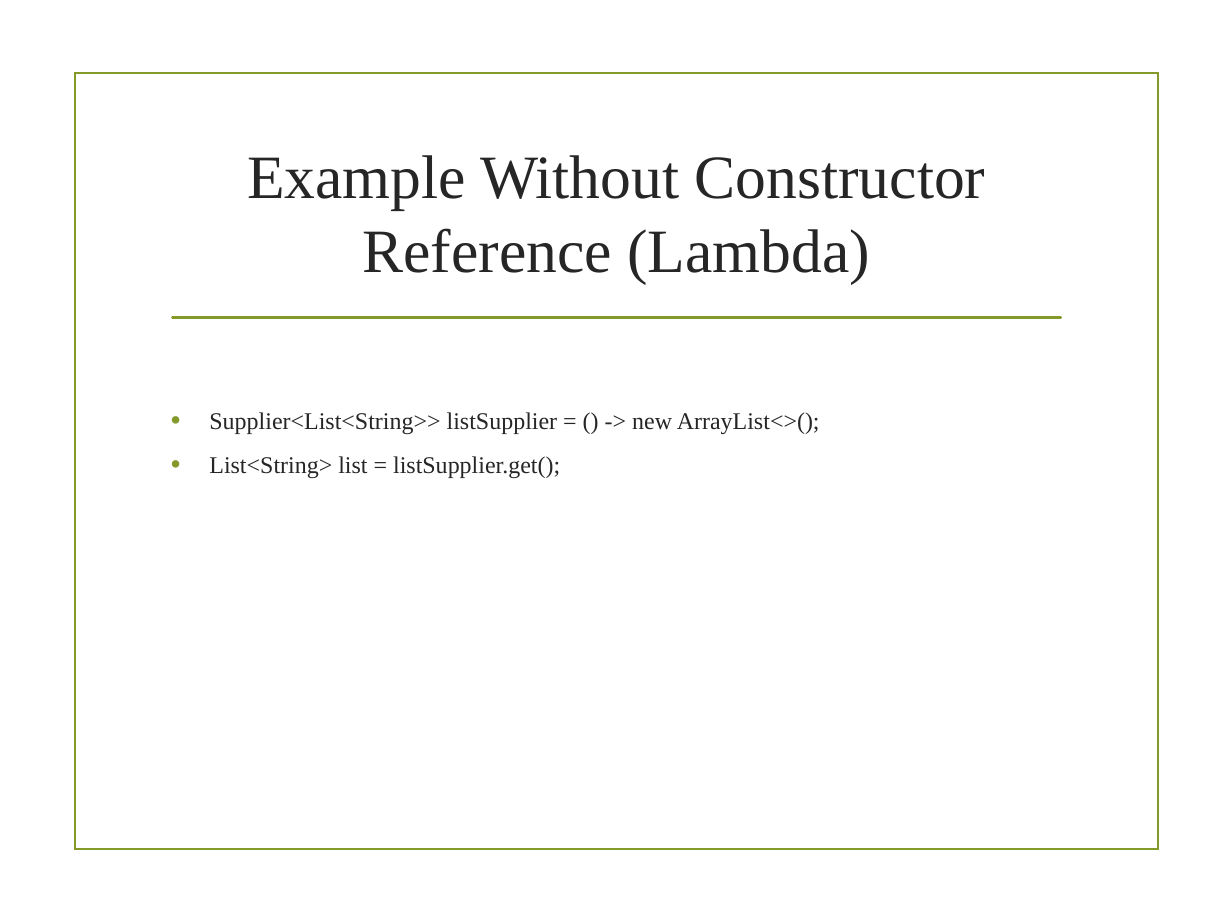
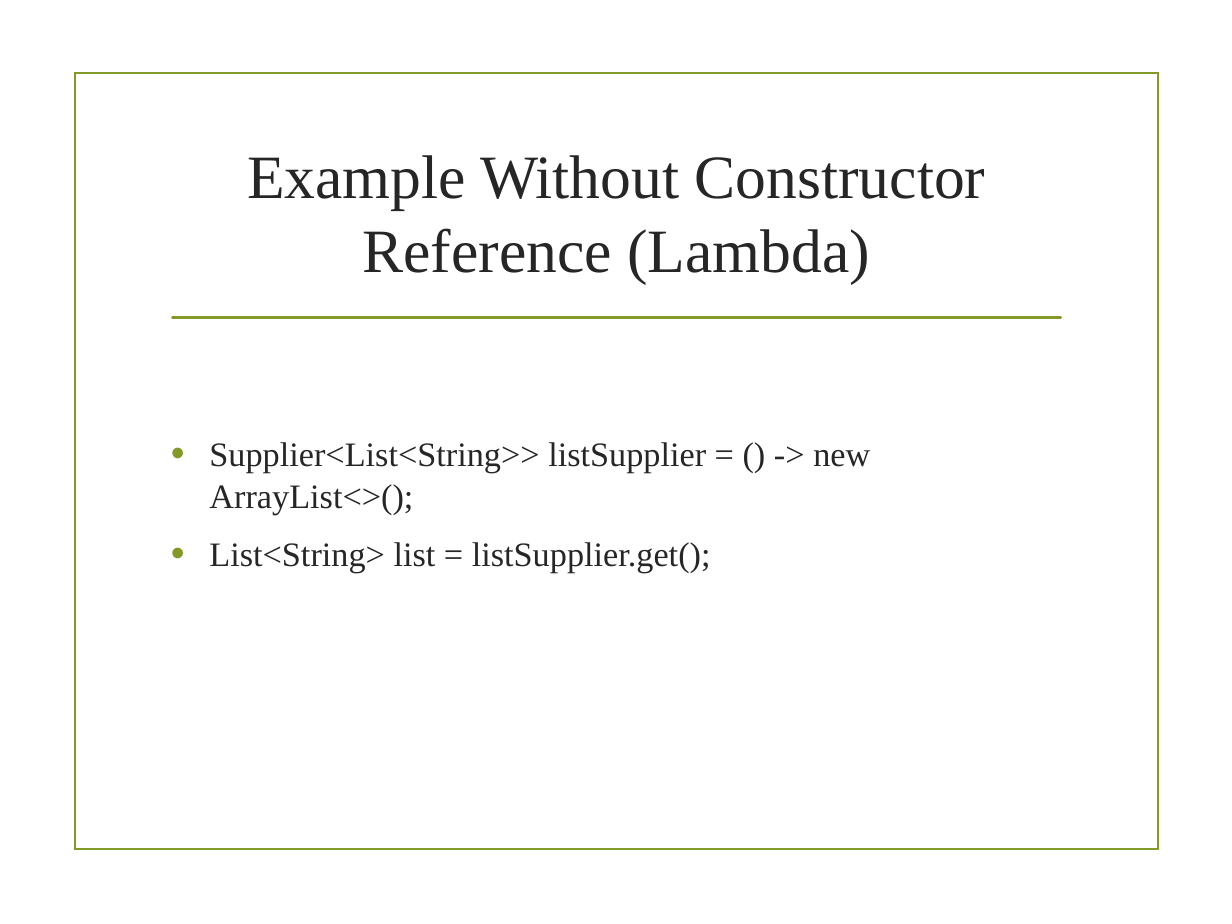
Before and after one commit to guruprasad-hd178/GEC_PARVAM_2025, a slide deck: slide 5 of Constructor_References_Class_new.pptx. Drawn at 1232x924 pixels with LibreOffice and Linux fonts; fonts in the diff are those of the drawing; background and template pictures are left out. Boxes give left, top, right and bottom in pixels: in the first picture for what was removed or moved away, otherwise in the second. Text is boxed around its words. In the diff, an @@ line names an element or a change of style, - is before the commit and + after.

```diff
--- a/Constructor_References_Class_new.pptx
+++ b/Constructor_References_Class_new.pptx
@@ text "Supplier<List<String>> listSupplier = () -> ..." at bbox=[209, 442, 870, 573]: size 14 to 20 pt; more space between paragraphs @@
```
Also in this commit, not shown: 10 other slides changed, 19 other files.
